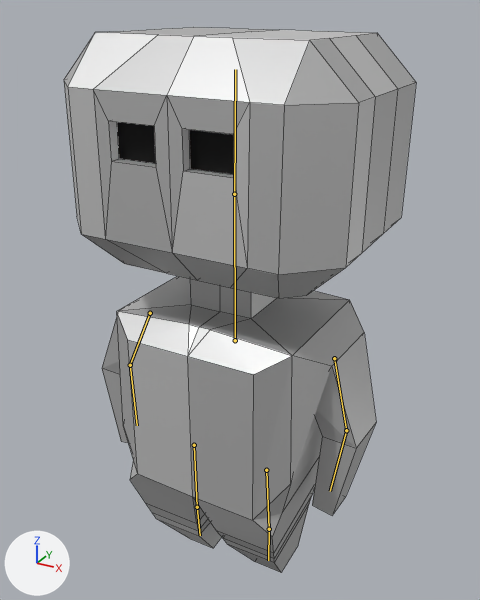
The Blender file blenderFiles/robot/robot.blend, before and after one commit.
Rendered twice from a camera (50 mm lens) standing at (0.842, -1.504, 1.692) and looking at (-0.021, 0.066, 0.907). The lights are fixed; the arrows at lower left show +X, +Y and +Z. Both versions are drawn at frame 18 of the action 'Action.001'; the numbers are the values there. The bones that bend it are drawn over the model as lines. Mesh edges are drawn as thin lines.

Names of what the first picture shows: 'RobotMesh'.
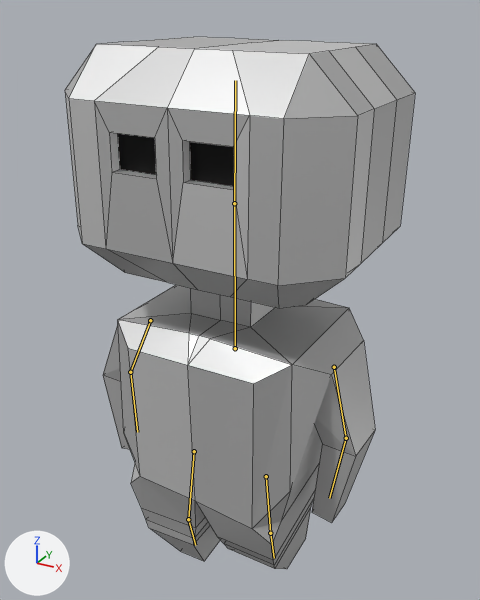
Where the change shows, as pixel boxes [x1, y1, x2, y2] in the pictures (480 x 600 px):
'RobotMesh', posed: before [64, 27, 416, 572]; after [65, 37, 415, 569]
bone 'body', root to tip: before (235, 340) to (234, 194); after (235, 348) to (234, 203)
bone 'leg.r', root to tip: before (194, 445) to (197, 507); after (194, 451) to (188, 519)
bone 'foot.r', root to tip: before (197, 507) to (200, 535); after (188, 519) to (195, 545)
bone 'leg.l', root to tip: before (266, 470) to (269, 529); after (266, 476) to (270, 533)
bone 'foot.l', root to tip: before (269, 529) to (268, 560); after (270, 533) to (274, 558)

The change in detail:
Bone 'body' (bone_body) moves from (0.0, 0.125, 0.0) to (0.0, 0.1, 0.0).
Bone 'leg.r' (bone_leg_r) turns from (0, 0, 1) to (-1, -4, -9) degrees about its own x, y and z.
Bone 'foot.r' (bone_foot_r) turns from (0, 0, 4) to (5, 6, 22) degrees about its own x, y and z.
Bone 'leg.l' (bone_leg_l) turns from (0, 0, 6) to (0, 1, 8) degrees about its own x, y and z.
Bone 'foot.l' (bone_foot_l) turns from (0, 0, -5) to (0, 4, 4) degrees about its own x, y and z.
